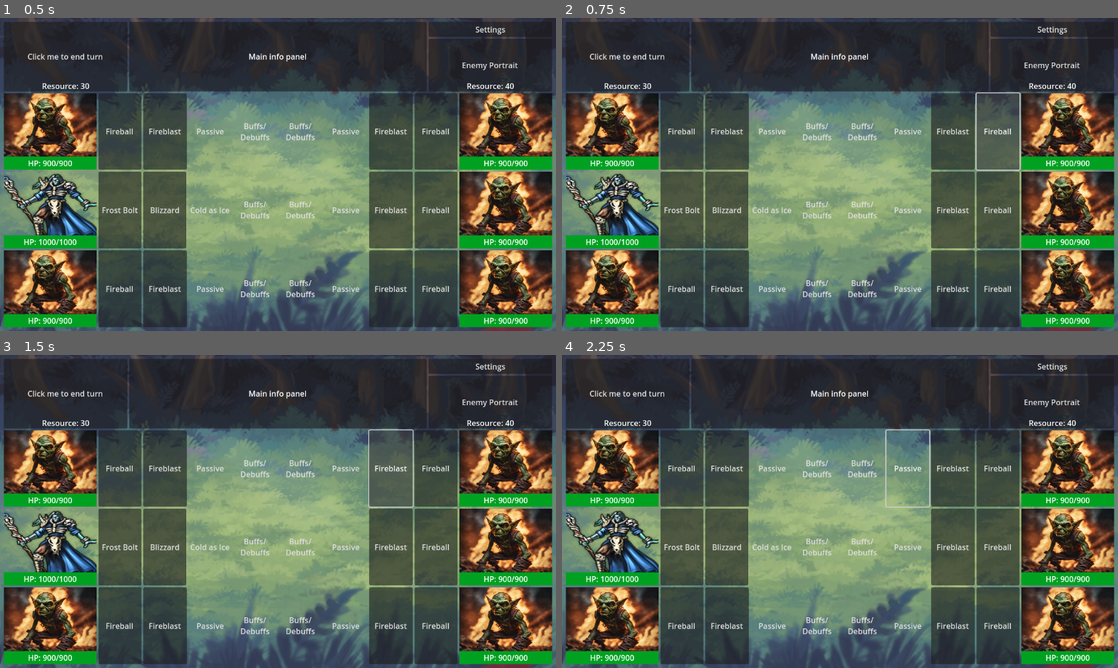
Above: before the commit, frames 1-4 (two rows, left to right).
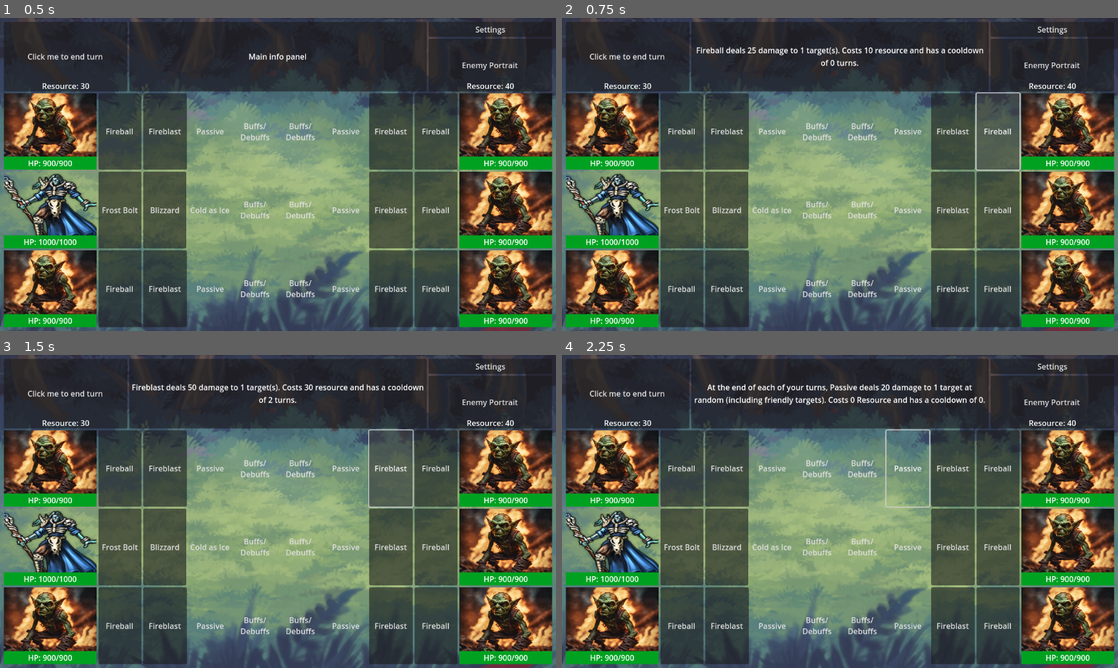
Above: after the commit, the same moments.

Repository: billyquick/arena_game
Game: Godot game, scene res://scenes/battle_level.tscn
The game is run twice, just before and just after one commit, with the same random seed, the same clock (stepped at 60 frames per second) and the same inputs.
Inputs:
- Up to frame 1 (0.5 s): no input
- Up to frame 2 (0.75 s): click "Fireball" at 0.5 s
- Up to frame 3 (1.5 s): click "Fireblast" at 1.25 s
- Up to frame 4 (2.25 s): click "Passive" at 2 s

Frame 1 is identical in both runs. In frame 2, 0.7% of the frame differs, in the area x 24-76%, y 9-16%; in frame 3, 0.7%; in frame 4, 1.2%, in the area x 23-77%, y 9-16%.

Commit message:
Enemy ability descriptions
Added support for getting descriptions about enemy abilities

Diff:
--- a/battle.gd
+++ b/battle.gd
@@ -9,6 +9,7 @@
 var validTargets
 var activeCharacter
 var activeAbility
+# TODO: for each client, need to mirror the screens so I only to need code one side
 var turnTracker: Array
 
 @onready var enemyCharacter1Health = $MarginContainer/VBoxContainer/MarginContainer2/HBoxContainer/EnemyTeam/EnemyCharacter1/Enemy1Portrait/Healthbar
@@ -295,3 +296,30 @@
 		print(turnTracker)
 	else:
 		pass
+
+func _on_enemy_1_ability_1_pressed():
+	displayInfo(teamManager.opponentTeam[0].abilities[0])
+
+func _on_enemy_1_ability_2_pressed():
+	displayInfo(teamManager.opponentTeam[0].abilities[1])
+
+func _on_enemy_1_ability_3_pressed():
+	displayInfo(teamManager.opponentTeam[0].abilities[2])
+
+func _on_enemy_2_ability_1_pressed():
+	displayInfo(teamManager.opponentTeam[1].abilities[0])
+
+func _on_enemy_2_ability_2_pressed():
+	displayInfo(teamManager.opponentTeam[1].abilities[1])
+
+func _on_enemy_2_ability_3_pressed():
+	displayInfo(teamManager.opponentTeam[1].abilities[2])
+
+func _on_enemy_3_ability_1_pressed():
+	displayInfo(teamManager.opponentTeam[2].abilities[0])
+
+func _on_enemy_3_ability_2_pressed():
+	displayInfo(teamManager.opponentTeam[2].abilities[1])
+
+func _on_enemy_3_ability_3_pressed():
+	displayInfo(teamManager.opponentTeam[2].abilities[2])
--- a/character_stats.gd
+++ b/character_stats.gd
@@ -8,3 +8,4 @@
 @export var buffs: Array = []
 @export var debuffs: Array = []
 @export var portrait: Texture = null
+@export var armor: int = 0
--- a/characters/frost_mage/frost_mage.tres
+++ b/characters/frost_mage/frost_mage.tres
@@ -15,3 +15,4 @@
 buffs = []
 debuffs = []
 portrait = ExtResource("4_cv068")
+armor = 0
--- a/characters/goblin/goblin.tres
+++ b/characters/goblin/goblin.tres
@@ -15,3 +15,4 @@
 buffs = []
 debuffs = []
 portrait = ExtResource("4_tyvns")
+armor = 0
--- a/scenes/battle_level.tscn
+++ b/scenes/battle_level.tscn
@@ -587,5 +587,14 @@
 [connection signal="pressed" from="MarginContainer/VBoxContainer/MarginContainer2/HBoxContainer/PlayerTeam/PlayerCharacter3/Char3Ability2" to="." method="_on_char_3_ability_2_pressed"]
 [connection signal="pressed" from="MarginContainer/VBoxContainer/MarginContainer2/HBoxContainer/PlayerTeam/PlayerCharacter3/Char3Ability3" to="." method="_on_char_3_ability_3_pressed"]
 [connection signal="pressed" from="MarginContainer/VBoxContainer/MarginContainer2/HBoxContainer/EnemyTeam/EnemyCharacter1/Enemy1Portrait" to="." method="_on_enemy_portrait_1_pressed"]
+[connection signal="pressed" from="MarginContainer/VBoxContainer/MarginContainer2/HBoxContainer/EnemyTeam/EnemyCharacter1/Enemy1Ability1" to="." method="_on_enemy_1_ability_1_pressed"]
+[connection signal="pressed" from="MarginContainer/VBoxContainer/MarginContainer2/HBoxContainer/EnemyTeam/EnemyCharacter1/Enemy1Ability2" to="." method="_on_enemy_1_ability_2_pressed"]
+[connection signal="pressed" from="MarginContainer/VBoxContainer/MarginContainer2/HBoxContainer/EnemyTeam/EnemyCharacter1/Enemy1Ability3" to="." method="_on_enemy_1_ability_3_pressed"]
 [connection signal="pressed" from="MarginContainer/VBoxContainer/MarginContainer2/HBoxContainer/EnemyTeam/EnemyCharacter2/Enemy2Portrait" to="." method="_on_enemy_2_portrait_pressed"]
+[connection signal="pressed" from="MarginContainer/VBoxContainer/MarginContainer2/HBoxContainer/EnemyTeam/EnemyCharacter2/Enemy2Ability1" to="." method="_on_enemy_2_ability_1_pressed"]
+[connection signal="pressed" from="MarginContainer/VBoxContainer/MarginContainer2/HBoxContainer/EnemyTeam/EnemyCharacter2/Enemy2Ability2" to="." method="_on_enemy_2_ability_2_pressed"]
+[connection signal="pressed" from="MarginContainer/VBoxContainer/MarginContainer2/HBoxContainer/EnemyTeam/EnemyCharacter2/Enemy2Ability3" to="." method="_on_enemy_2_ability_3_pressed"]
 [connection signal="pressed" from="MarginContainer/VBoxContainer/MarginContainer2/HBoxContainer/EnemyTeam/EnemyCharacter3/Enemy3Portrait" to="." method="_on_enemy_3_portrait_pressed"]
+[connection signal="pressed" from="MarginContainer/VBoxContainer/MarginContainer2/HBoxContainer/EnemyTeam/EnemyCharacter3/Enemy3Ability1" to="." method="_on_enemy_3_ability_1_pressed"]
+[connection signal="pressed" from="MarginContainer/VBoxContainer/MarginContainer2/HBoxContainer/EnemyTeam/EnemyCharacter3/Enemy3Ability2" to="." method="_on_enemy_3_ability_2_pressed"]
+[connection signal="pressed" from="MarginContainer/VBoxContainer/MarginContainer2/HBoxContainer/EnemyTeam/EnemyCharacter3/Enemy3Ability3" to="." method="_on_enemy_3_ability_3_pressed"]
